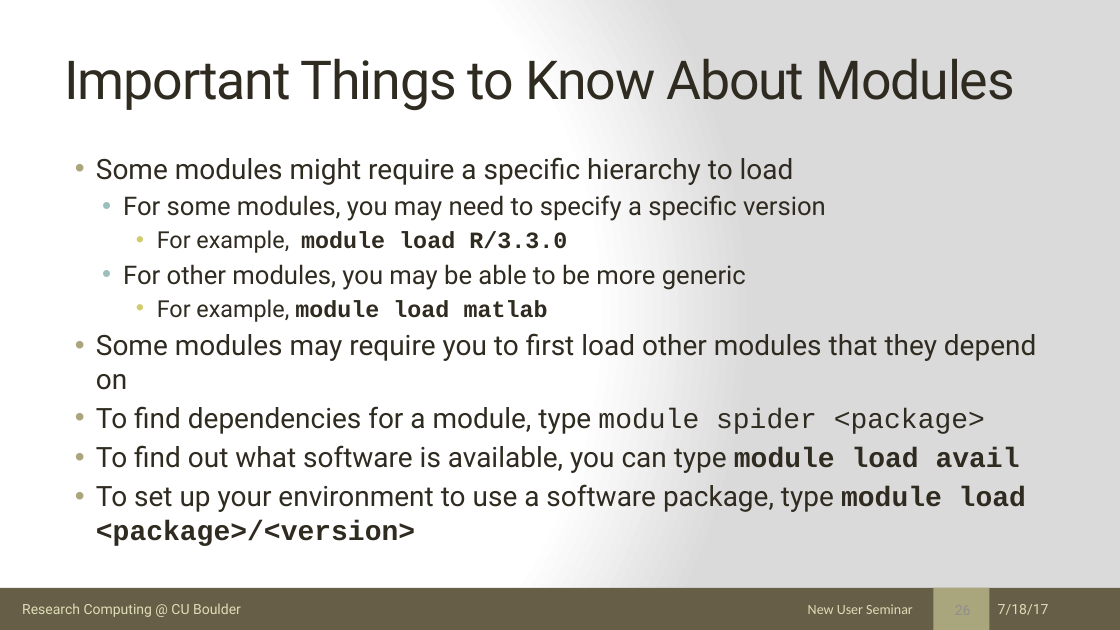
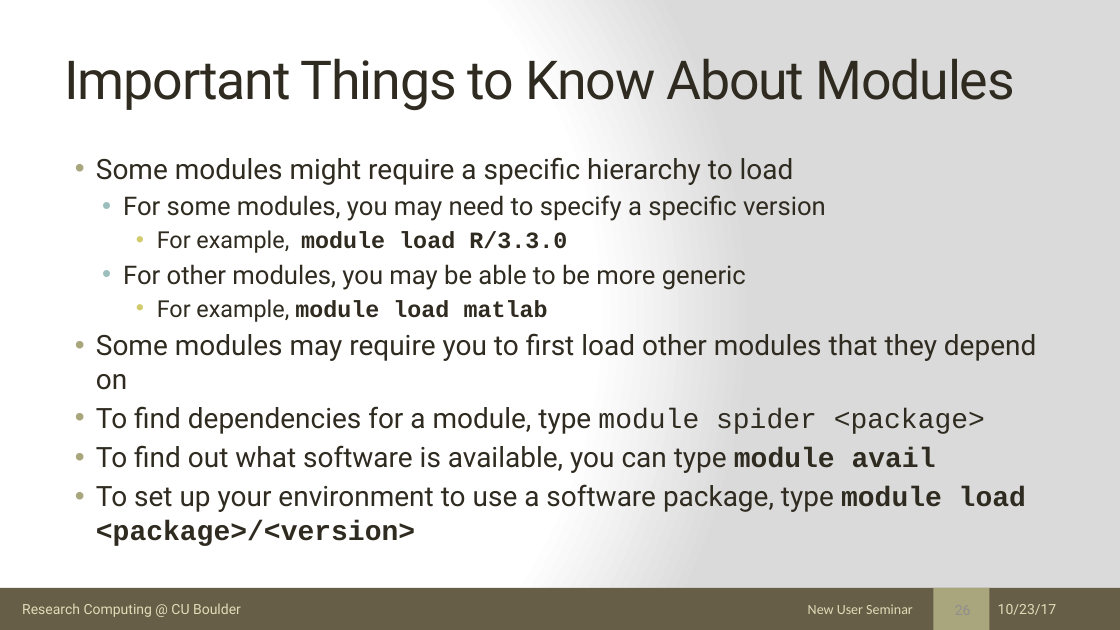
Before and after one commit to ResearchComputing/New_User_Seminar, a slide deck: slide 26 of rc_new_user_seminar_2017.pptx. Drawn at 1120x630 pixels with LibreOffice and Linux fonts; fonts in the diff are those of the drawing. Boxes give left, top, right and bottom in pixels: in the first picture for what was removed or moved away, otherwise in the second. Text is boxed around its words. In the diff, an @@ line names an element or a change of style, - is before the commit and + after.

```diff
--- a/rc_new_user_seminar_2017.pptx
+++ b/rc_new_user_seminar_2017.pptx
@@ text at box(96, 445, 936, 473): text changed @@
-• To find out what software is available, you can type module load avail
+• To find out what software is available, you can type module avail
@@ text at box(998, 604, 1057, 615): text changed @@
-7/18/17
+10/23/17
```
Also in this commit, not shown: 54 other slides changed, 1 slide removed, 1 other file.
